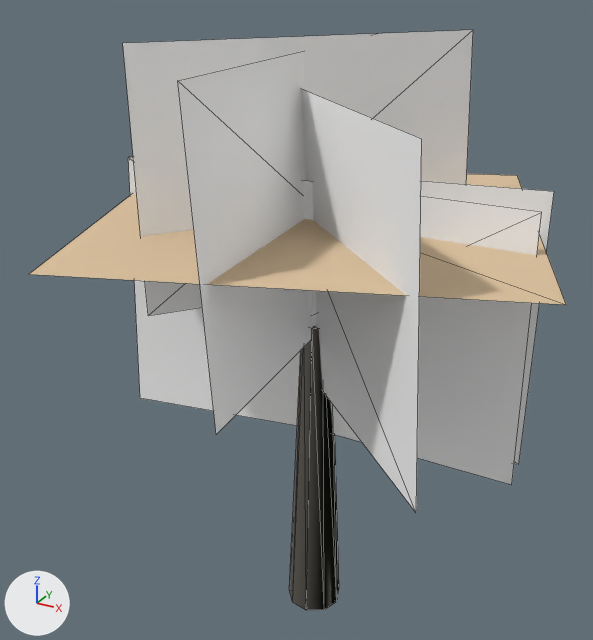
Renders of the glTF model packages/assets/game/environment/extended-foliage/derived/tree-autumn-v1.lod1.glb from each side of a commit.
Before and after are seen from a 50 mm lens placed at (5.6, -10.88, 11.01), pointed at (-0.41, 0.05, 5.55). Lighting does not change. The marker at lower left points along +X, +Y and +Z. The picture after the commit comes second. Mesh edges are drawn as thin lines.

Names of what the first picture shows: 'tree-autumn-v1.lod1'.
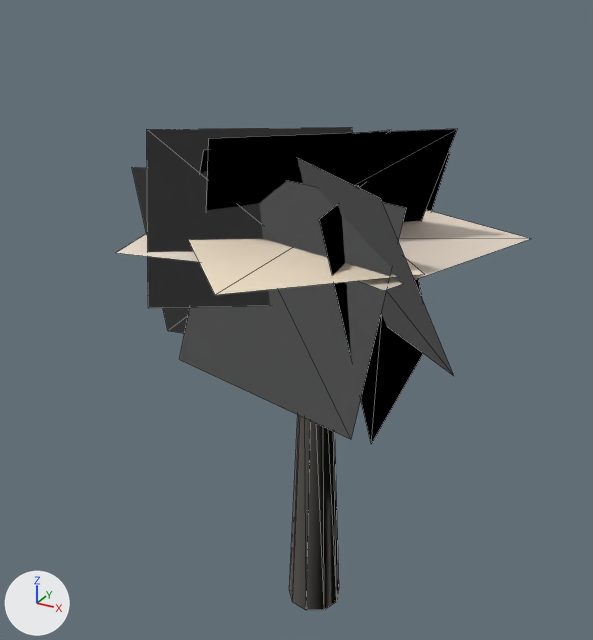
Changed parts and their boxes [x1, y1, x2, y2] in the pictures (593 x 640 px):
```json
{"object": "tree-autumn-v1.lod1", "change": "reshaped", "before": [30, 30, 566, 610], "after": [116, 127, 530, 610], "on screen": "23% narrower, 17% shorter"}
{"part": 1, "of": "me_tree_autumn_v1_lod1", "change": "rebuilt", "before": [123, 30, 473, 316], "after": [207, 129, 457, 222]}
{"part": 2, "of": "me_tree_autumn_v1_lod1", "change": "cut back", "before": [30, 51, 566, 512], "after": [116, 127, 530, 444]}
```

Scene script edits in JSON lines:
```json
{"block": "me_tree_autumn_v1_lod1", "where": "# used by ob_tree_autumn_v1_lod1; location = (0.0, 0.0, 0.0)"}
{"op": "remove", "block": "me_tree_autumn_v1_lod1", "code": "me_tree_autumn_v1_lod1.from_pydata(...)  # 44 vertices, 48 faces; spans x -4.12..4.12, y -4.03..4.03, z 0.0..10.0"}
{"op": "add", "block": "me_tree_autumn_v1_lod1", "code": "me_tree_autumn_v1_lod1.from_pydata(...)  # 64 vertices, 58 faces; spans x -3.04..2.97, y -3.07..3.01, z 0.0..8.82"}
{"block": "me_tree_autumn_v1_lod1", "change": "me_tree_autumn_v1_lod1 part 1: the loose piece of 4 vertices spanning x -1.87..1.67, y -2.18..2.33, z 6.2..10.0 is rebuilt with 4 vertices and now spans x -1.85..1.95, y -1.79..1.79, z 6.38..8.82"}
{"block": "me_tree_autumn_v1_lod1", "change": "me_tree_autumn_v1_lod1 part 2"}
{"block": "me_tree_autumn_v1_lod1", "change": "14 vertices are removed from x -3.4..4.12, y -4.03..4.03, z 3.6..9.8"}
{"block": "me_tree_autumn_v1_lod1", "change": "10 faces are deleted"}
{"block": "me_tree_autumn_v1_lod1", "change": "6 vertices move from x -4.12..2.77, y -3.39..1.8, z 3.6..9.3 to x -3.04..1.74, y -1.79..-0.03, z 4.75..8.0"}
{"block": "me_tree_autumn_v1_lod1", "change": "34 vertices are added at x -2.87..2.97, y -3.07..3.01, z 4.75..8.67"}
{"block": "me_tree_autumn_v1_lod1", "change": "20 new faces join them"}
```
